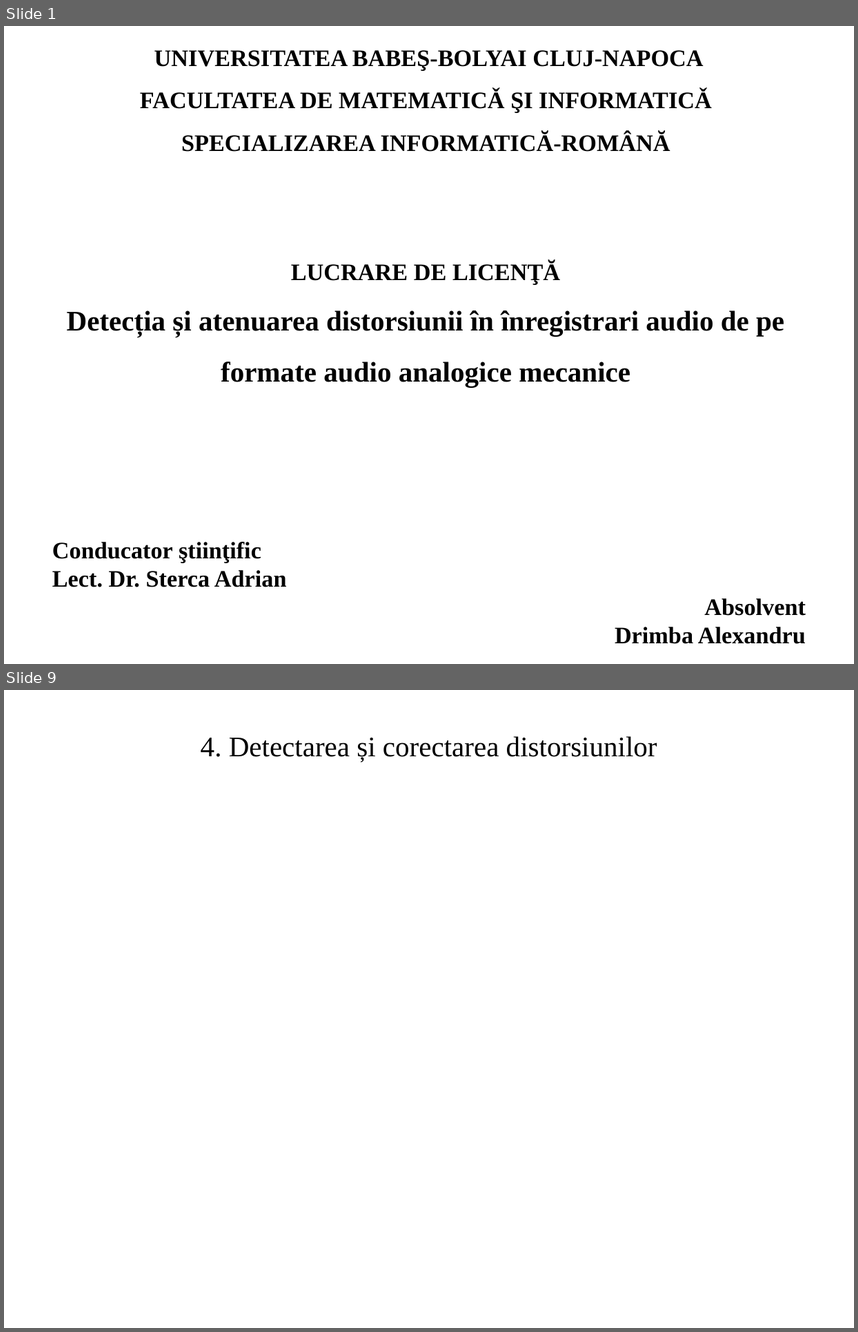
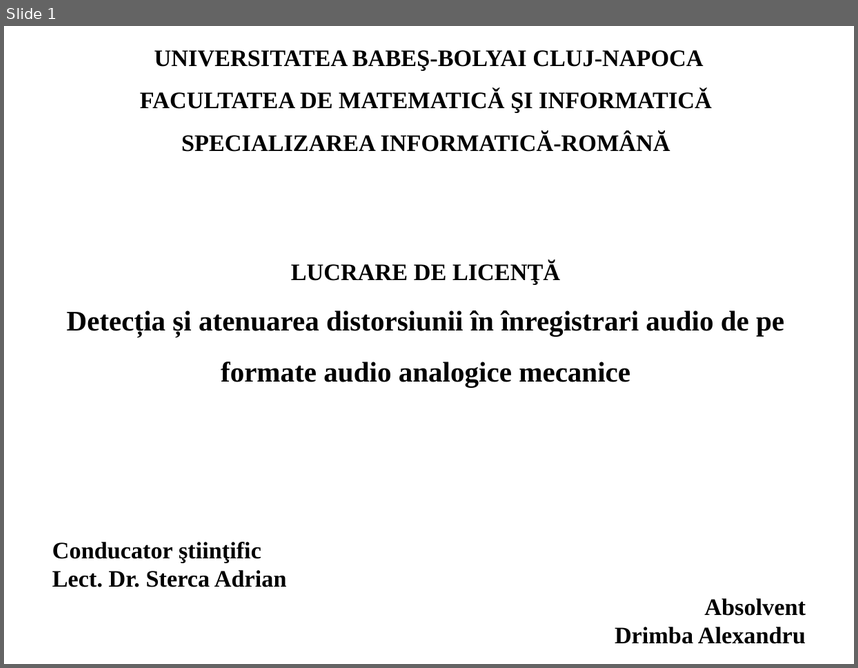
Before and after one commit to DrimbaAlexandru/Discuri, a slide deck: docs/Prezentare.pptx. Shown one above the other, each under a label of ours: slides 1 and 9 before the commit, slide 1 after it; the slides between them are not shown. The pictures are 858x1332 and 858x668 pixels, drawn with LibreOffice and Linux fonts; fonts in the diff are those of the drawing. Boxes give left, top, right and bottom in pixels: in the first picture for what was removed or moved away, otherwise in the second. Text is boxed around its words. In the diff, an @@ line names an element or a change of style, - is before the commit and + after.

```diff
--- a/docs/Prezentare.pptx
+++ b/docs/Prezentare.pptx
@@ slide 9 removed at [4, 690, 854, 1328], background #FFFFFF @@
@@ text removed at [201, 736, 657, 762] @@
-4. Detectarea și corectarea distorsiunilor
```
Also in this commit, not shown: 7 slides changed, 6 slides added.
